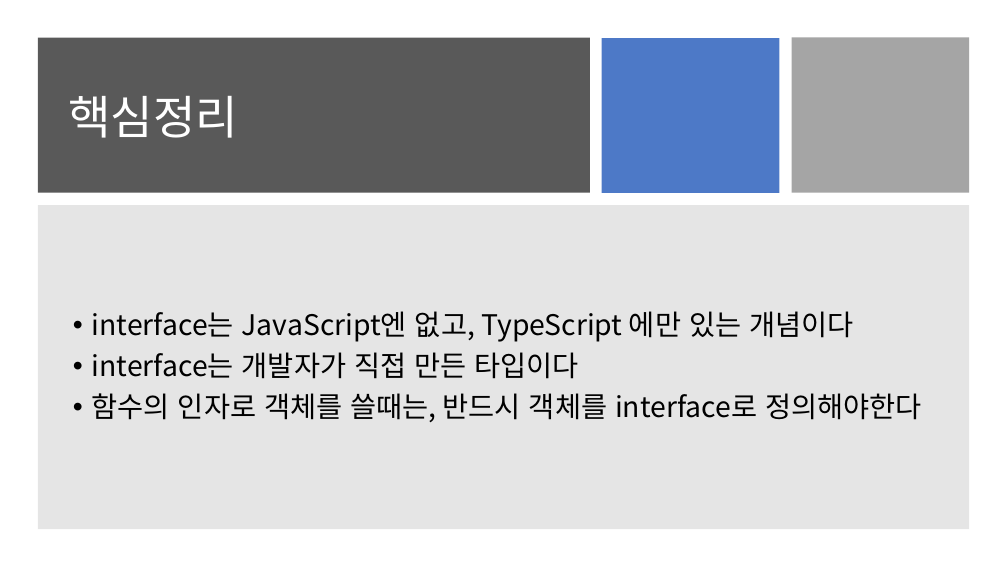
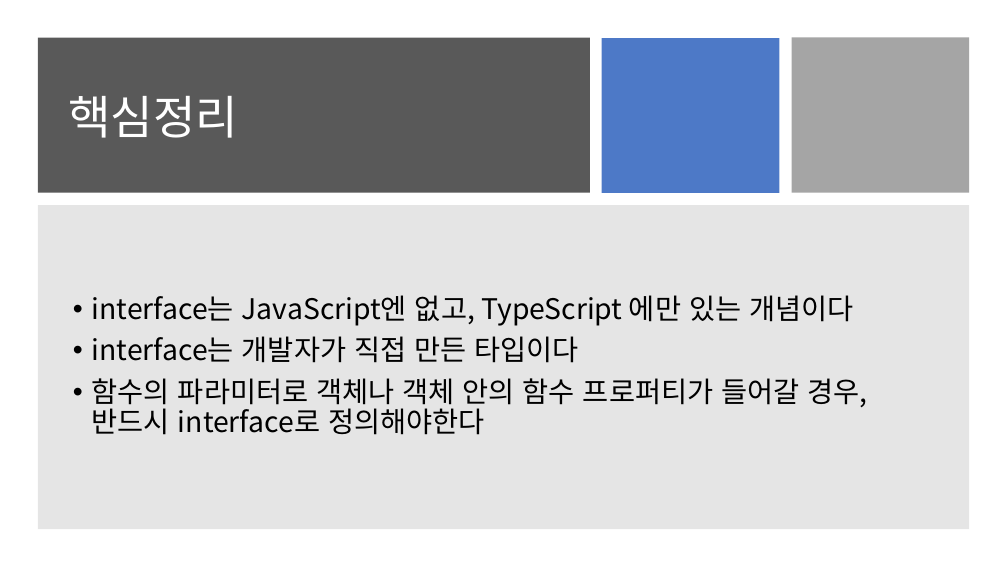
Before and after one commit to GNUCSAssistants/ver.2021_No_Base_ModernWeb, a slide deck: slide 4 of PPT/1. React 시작 전에 알아야 할 JavaScript, TypeScript/11. interface.pptx. Drawn at 1008x567 pixels with LibreOffice and Linux fonts; fonts in the diff are those of the drawing. Boxes give left, top, right and bottom in pixels: in the first picture for what was removed or moved away, otherwise in the second. Text is boxed around its words. In the diff, an @@ line names an element or a change of style, - is before the commit and + after.

```diff
--- a/PPT/1. React 시작 전에 알아야 할 JavaScript, TypeScript/11. interface.pptx
+++ b/PPT/1. React 시작 전에 알아야 할 JavaScript, TypeScript/11. interface.pptx
@@ text at [92, 378, 868, 435]: text changed @@
-• 함수의 인자로 객체를 쓸때는, 반드시 객체를 interface로 정의해야한다
+• 함수의 파라미터로 객체나 객체 안의 함수 프로퍼티가 들어갈 경우, 반드시 interface로 정의해야한다
```
Also in this commit, not shown: 6 other files.
